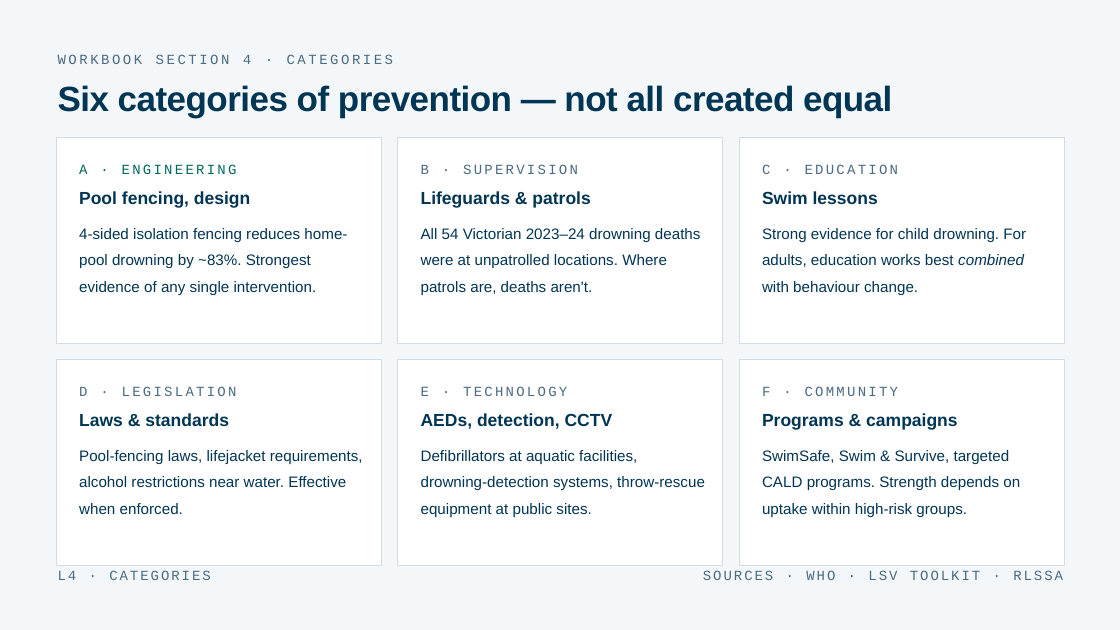
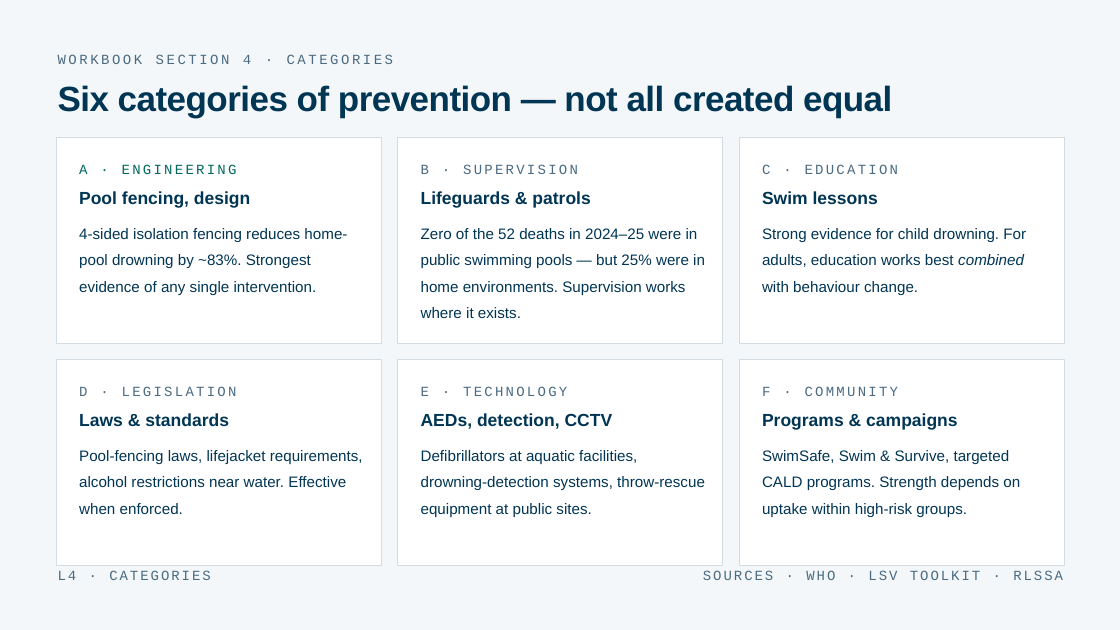
Before and after one commit to Emilie-Harrison/swim-water-safety, a slide deck: slide 24 of Swim-Water-Safety_Years_9-10.pptx. Drawn at 1120x630 pixels with LibreOffice and Linux fonts; fonts in the diff are those of the drawing. Boxes give left, top, right and bottom in pixels: in the first picture for what was removed or moved away, otherwise in the second. Text is boxed around its words. In the diff, an @@ line names an element or a change of style, - is before the commit and + after.

```diff
--- a/Swim-Water-Safety_Years_9-10.pptx
+++ b/Swim-Water-Safety_Years_9-10.pptx
@@ text at bbox=[421, 228, 705, 318]: text changed @@
-All 54 Victorian 2023–24 drowning deaths were at unpatrolled locations. Where patrols are, deaths aren't.
+Zero of the 52 deaths in 2024–25 were in public swimming pools — but 25% were in home environments. Supervision works where it exists.
```
Also in this commit, not shown: 10 other slides changed, 1 slide added, 29 other files.
